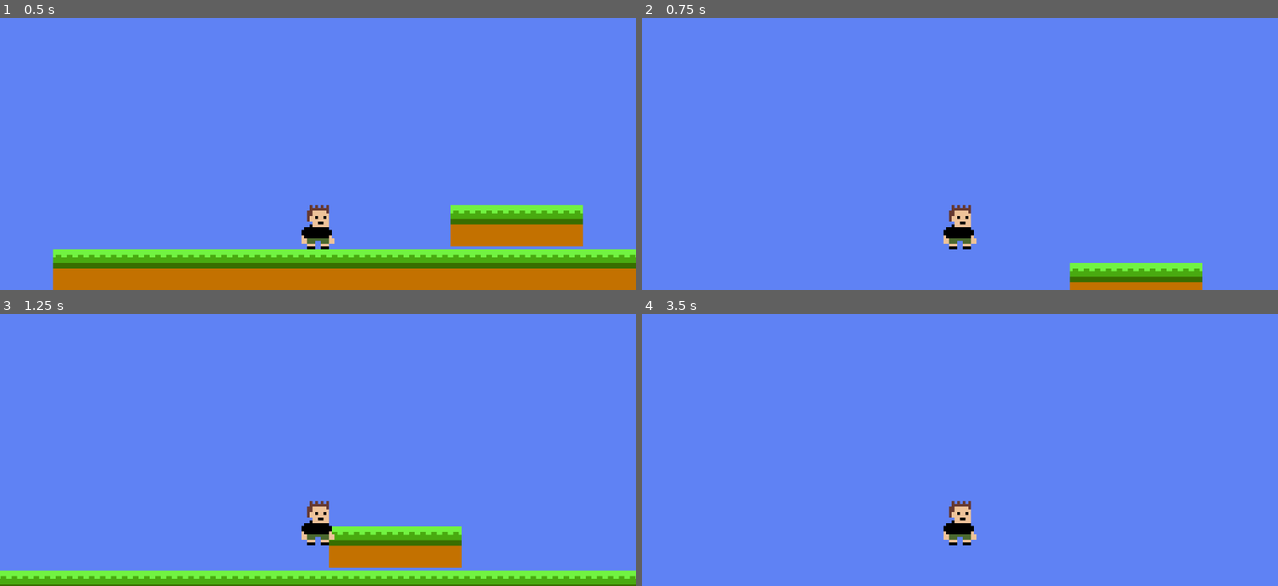
Above: before the commit, frames 1-4 (two rows, left to right).
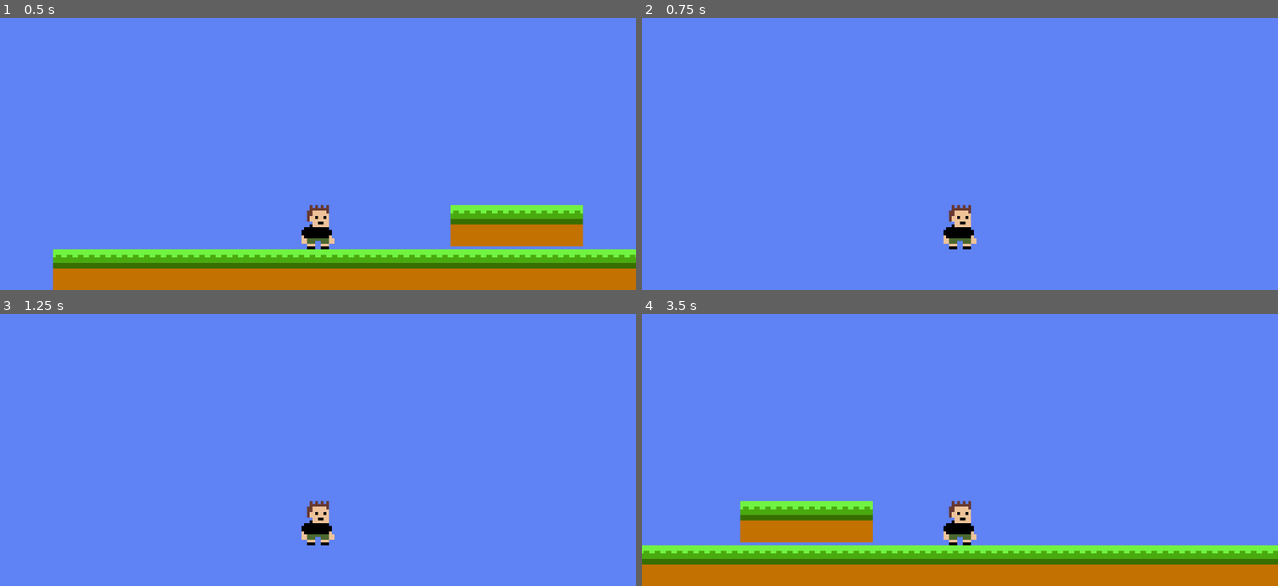
Above: after the commit, the same moments.

Repository: BrendanGasparin/gd-2d-platformer
Game: Godot game, scene res://Scenes/Levels/W1L1.tscn
Two runs of this game, one before a commit and one after it. Both use one fixed random seed, a clock stepped at 60 frames per second and the inputs below.
Inputs:
- Up to frame 1 (0.5 s): no input
- Up to frame 2 (0.75 s): tap Enter at 0.5 s; hold Right (move_right) from 0.53 s (still down); hold Up (jump) from 0.53 s (still down)
- Up to frame 3 (1.25 s): keep holding Right (move_right); keep holding Up (jump)
- Up to frame 4 (3.5 s): release Up (jump) at 1.28 s; tap Up (jump) at 1.35, 1.52, 1.82, 2.85, 3.02, 3.32 s; release Right (move_right) at 2.03 s; hold Left (move_left) 2.03-2.78 s; hold Up (jump) 2.03-2.78 s; hold Right (move_right) from 2.78 s (still down)

Frame 1 is identical in both runs. In frame 2, 2.1% of the frame differs, in the area x 67-89%, y 90-100%; in frame 3, 9.0%; in frame 4, 18%, in the area x 0-100%, y 68-100%.

Commit message:
Tweak jump force, add second player sprite

Diff:
--- a/Scripts/player.gd
+++ b/Scripts/player.gd
@@ -4,7 +4,7 @@
 @export var acceleration : float = 5
 @export var braking : float = 10
 @export var gravity : float = 500
-@export var jump_force : float = 150
+@export var jump_force : float = 220
 
 @onready var sprite : Sprite2D = $Sprite
 
Binary file removed: Sprites/Characters/Player001.png
Binary file added: Sprites/Characters/player100_running.png
Not shown, changed: Sprites/Characters/player100_running.png.import
